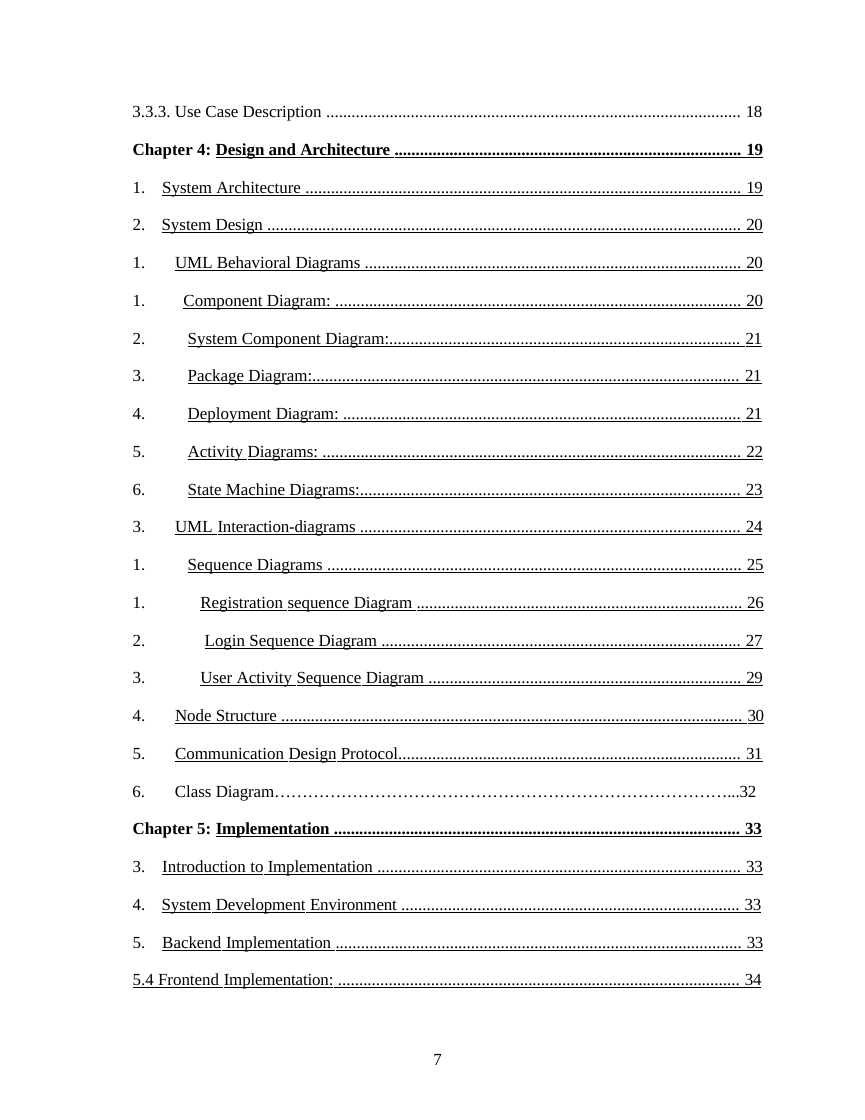
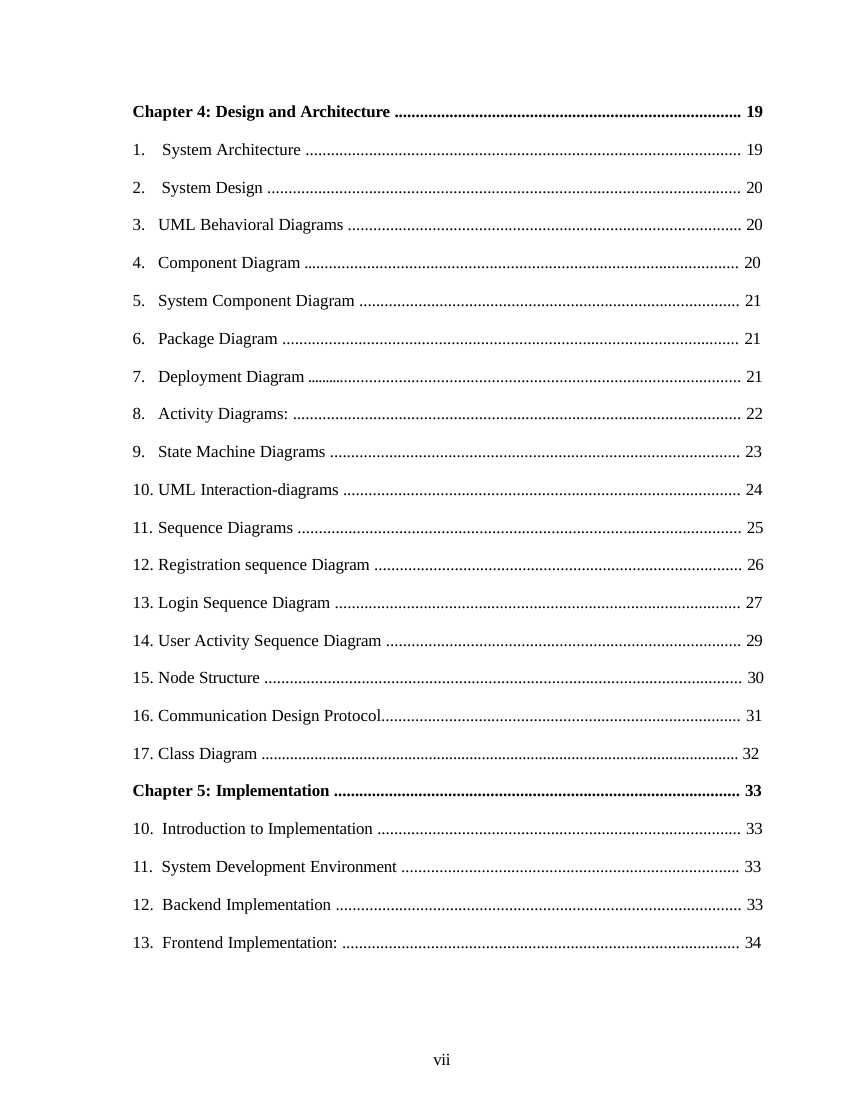
Before and after one commit to Hasnain-malikk/Auction-abode-frontend, a slide deck: slide 7 of Final Docu Auction.pptx. Drawn at 865x1120 pixels with LibreOffice and Linux fonts; fonts in the diff are those of the drawing. Boxes give left, top, right and bottom in pixels: in the first picture for what was removed or moved away, otherwise in the second. Text is boxed around its words. In the diff, an @@ line names an element or a change of style, - is before the commit and + after.

```diff
--- a/Final Docu Auction.pptx
+++ b/Final Docu Auction.pptx
@@ text at bbox=[132, 105, 763, 121]: paragraph removed @@
-3.3.3. Use Case Description .................................................................................................. 18
@@ text at bbox=[133, 105, 764, 914]: underline off in "Design and Architecture .................................... ...", "System Architecture ........................................ ...", "System Design .............................................. ...", "Implementation ............................................. ..." and 3 more places @@
@@ text at bbox=[158, 218, 765, 763]: text changed @@
-    1. UML Behavioral Diagrams ......................................................................................... 20
-      1. Component Diagram: ................................................................................................ 20
-      2. System Component Diagram:................................................................................... 21
-      3. Package Diagram:..................................................................................................... 21
-      4. Deployment Diagram: .............................................................................................. 21
-      5. Activity Diagrams: ................................................................................................... 22
-      6. State Machine Diagrams:.......................................................................................... 23
-    2. UML Interaction-diagrams .......................................................................................... 24
-      1. Sequence Diagrams .................................................................................................. 25
-        1. Registration sequence Diagram ............................................................................. 26
-        2. Login Sequence Diagram ..................................................................................... 27
-        3. User Activity Sequence Diagram .......................................................................... 29
-    3. Node Structure ............................................................................................................. 30
-    4. Communication Design Protocol................................................................................. 31
-    5. Class Diagram………………………………………………………………………...32
+3. UML Behavioral Diagrams ............................................................................................. 20
+4. Component Diagram ....................................................................................................... 20
+  5. System Component Diagram .......................................................................................... 21
+  6. Package Diagram ............................................................................................................ 21
+  7. Deployment Diagram ........................................................................................................ 21
+  8. Activity Diagrams: .......................................................................................................... 22
+  9. State Machine Diagrams ................................................................................................. 23
+    10. UML Interaction-diagrams .............................................................................................. 24
+      11. Sequence Diagrams ......................................................................................................... 25
+        12. Registration sequence Diagram ....................................................................................... 26
+        13. Login Sequence Diagram ................................................................................................ 27
+        14. User Activity Sequence Diagram .................................................................................... 29
+        15. Node Structure ................................................................................................................. 30
+        16. Communication Design Protocol..................................................................................... 31
+        17. Class Diagram ..................................................................................................................... 32
@@ text at bbox=[162, 936, 762, 952]: text changed @@
-5.4 Frontend Implementation: ............................................................................................... 34
+  4. Frontend Implementation: .............................................................................................. 34
@@ text at bbox=[433, 1054, 450, 1065]: text changed @@
-7
+vii
```
Also in this commit, not shown: 47 other slides changed, 2 other files.
